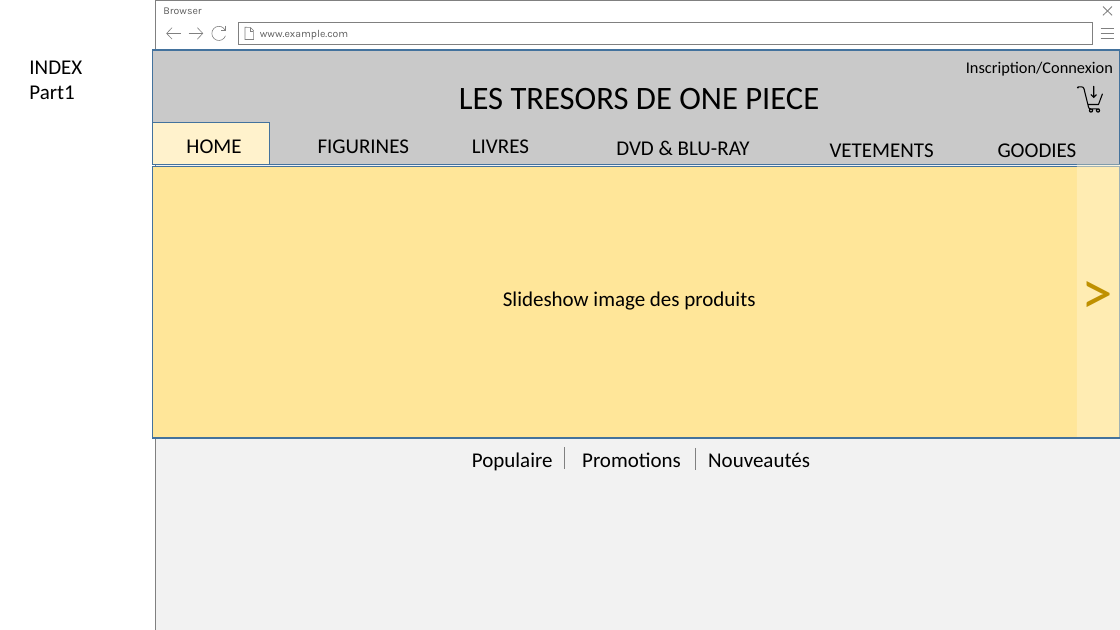
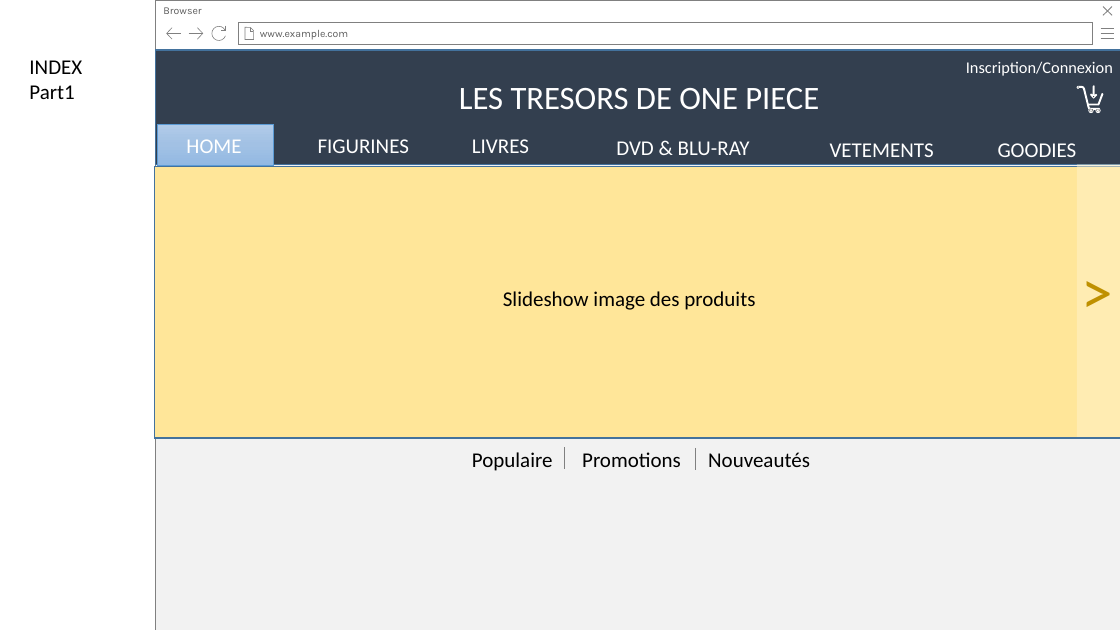
Before and after one commit to gui-lef/Groupe6, a slide deck: slide 1 of ProjetStage/MaquetteProjetStage.pptx. Drawn at 1120x630 pixels with LibreOffice and Linux fonts; fonts in the diff are those of the drawing. Boxes give left, top, right and bottom in pixels: in the first picture for what was removed or moved away, otherwise in the second. Text is boxed around its words. In the diff, an @@ line names an element or a change of style, - is before the commit and + after.

```diff
--- a/ProjetStage/MaquetteProjetStage.pptx
+++ b/ProjetStage/MaquetteProjetStage.pptx
@@ rectangle at box(156, 50, 1120, 165): fill #C9C9C9 to #333F50 @@
@@ freeform shape at box(1077, 86, 1103, 113): outline none to #FFFFFF 0.75 pt @@
@@ rectangle: place and size @@
-rectangle at box(153, 123, 270, 164)
+rectangle at box(157, 124, 274, 166)
@@ rectangle at box(157, 124, 274, 166): fill #FFF2CC to gradient #B1CBE9 to #A3C1E5 to #93B9E4; outline #43739E 1 pt to #5B9BD5 0.5 pt @@
@@ text colour #000000 to #FFFFFF in 8 elements at box(459, 88, 819, 109), box(966, 61, 1113, 76), box(186, 139, 241, 153), box(318, 139, 409, 153), box(830, 143, 934, 157), box(616, 141, 750, 155), box(472, 139, 529, 153), box(998, 143, 1077, 157) @@
```
Also in this commit, not shown: 1 other slide changed, 1 slide added.
